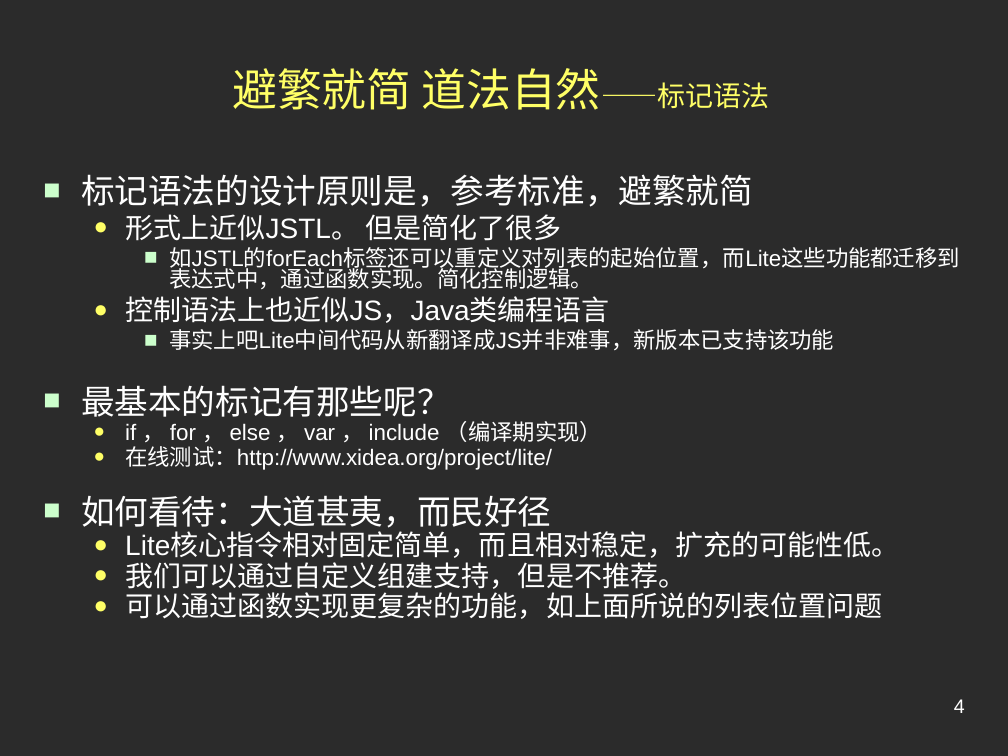
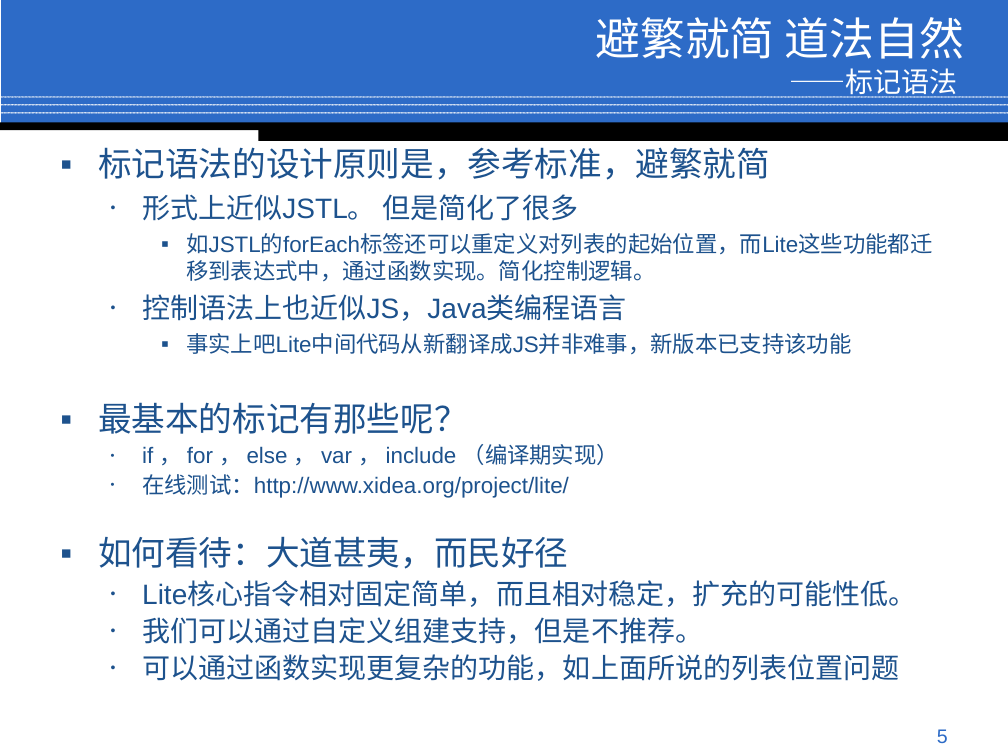
Before and after one commit to conzi/lite, a slide deck: slide 5 of Lite/web/doc/Preview.ppt (slide 4 before the commit). Drawn at 1008x756 pixels with LibreOffice and Linux fonts; fonts in the diff are those of the drawing; background and template pictures are left out; a plain dark background stands for a picture behind light text. Boxes give left, top, right and bottom in pixels: in the first picture for what was removed or moved away, otherwise in the second. Text is boxed around its words. In the diff, an @@ line names an element or a change of style, - is before the commit and + after.

```diff
--- a/Lite/web/doc/Preview.ppt
+++ b/Lite/web/doc/Preview.ppt
@@ rectangle added at [1, 0, 1008, 124], fill #2D6BC7 @@
@@ title at [595, 17, 964, 98]: text changed; text colour #FFFF66 to #FFFFFF @@
-避繁就简 道法自然——标记语法
+避繁就简 道法自然
+——标记语法
@@ line added from (0, 97) to (1008, 97), #FFFFFF 0.99 pt @@
@@ line added from (0, 105) to (1008, 105), #FFFFFF 0.99 pt @@
@@ line added from (0, 113) to (1008, 113), #FFFFFF 0.99 pt @@
@@ rectangle added at [0, 122, 1008, 130], fill #000000 @@
@@ text "标记语法的设计原则是，参考标准，避繁就简": place and size @@
-text "标记语法的设计原则是，参考标准，避繁就简" at [81, 174, 960, 619]
+text "标记语法的设计原则是，参考标准，避繁就简" at [98, 147, 932, 681]
@@ text "标记语法的设计原则是，参考标准，避繁就简" at [98, 147, 932, 681]: text colour #FFFFFF to #1D528D; bullet ■ to ▪; line spacing 0.7 to 0.9; bullet colour #CCFFCC to #1D528D; bullet ● to •; line spacing 0.8 to 1; bullet colour #FFFF66 to #1D528D @@
@@ rectangle added at [258, 125, 1008, 141], fill #000000 @@
@@ page number removed at [954, 699, 965, 713] @@
-4
@@ page number added at [937, 729, 948, 743], 14 pt, text #2D6BC7 @@
+5
```
Also in this commit, not shown: 10 other slides changed, 2 slides added, 1 slide removed.
